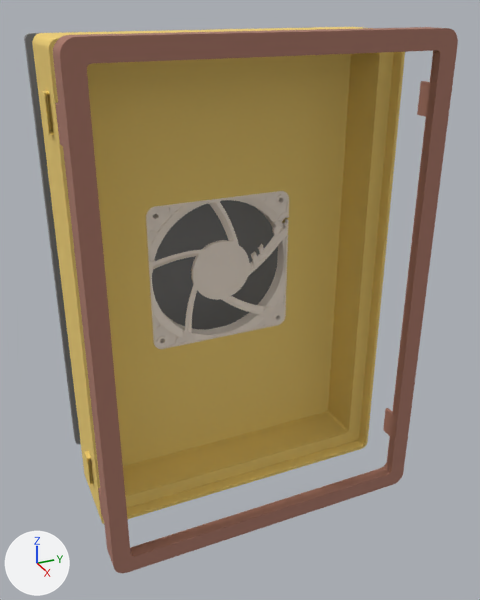
Two versions of the glTF model public/media/razer.glb, one commit apart.
Rendered twice from a 50 mm camera at (44.7, -19.1, 38.5) aimed at (1.1, 0.5, 16.6). The axes (+X, +Y, +Z) are drawn at lower left. The lights are the same throughout. The picture after the commit comes second. Where no turn or scale is listed for an object, it has been applied to the vertices. Vertices at exactly the same position are counted once.

The first picture shows 'Razer Enclosure.001'.
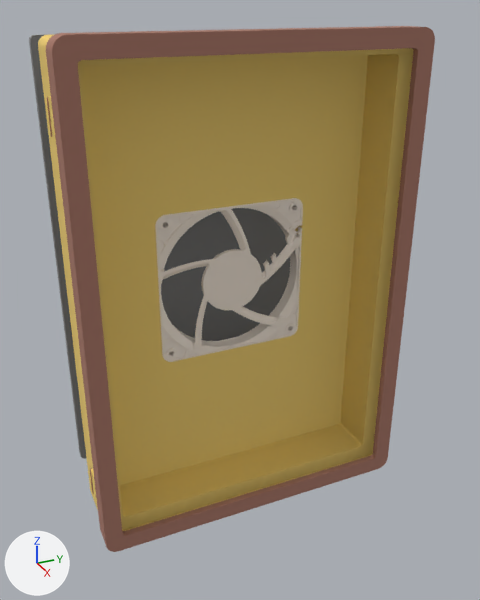
Where the change shows, as pixel boxes [x1, y1, x2, y2] in the pictures (480 x 600 px):
```json
{"object": "Razer Enclosure.001", "change": "reshaped, moved", "before": [24, 27, 458, 573], "after": [29, 26, 435, 552], "on screen": "6% narrower"}
{"part": 1, "of": "me_razer_enclosure_001", "change": "added", "after": [46, 26, 435, 552], "on screen": "brown"}
{"part": 2, "of": "me_razer_enclosure_001", "change": "deleted", "before": [53, 27, 458, 573], "on screen": "brown"}
```

Scene script edits in JSON lines:
```json
{"block": "me_razer_enclosure_001", "where": "# used by ob_razer_enclosure_001; location = (-21.62, 14.58, 31.11)"}
{"op": "remove", "block": "me_razer_enclosure_001", "code": "me_razer_enclosure_001.from_pydata(...)  # 19743 vertices, 39521 faces; spans x 13.3..30.0, y -27.3..-1.8, z -31.1..5.5"}
{"op": "add", "block": "me_razer_enclosure_001", "code": "me_razer_enclosure_001.from_pydata(...)  # 19764 vertices, 39579 faces; spans x 13.3..25.4, y -27.4..-1.7, z -31.1..5.5"}
{"block": "me_razer_enclosure_001", "change": "me_razer_enclosure_001 part 1: a new loose piece of 345 vertices spanning x 22.1..25.4, y -27.4..-1.7, z -31.1..5.5, in mat_opaque_102_48_36 (brown #aa7869)"}
{"block": "me_razer_enclosure_001", "change": "me_razer_enclosure_001 part 2: 324 vertices removed from x 27.0..30.0, y -27.3..-1.8, z -31.1..5.5"}
{"op": "set", "path": "ob_razer_enclosure_001.location", "old": "(-21.62, 14.58, 31.11)", "new": "(-19.35, 14.58, 31.11)"}
```
